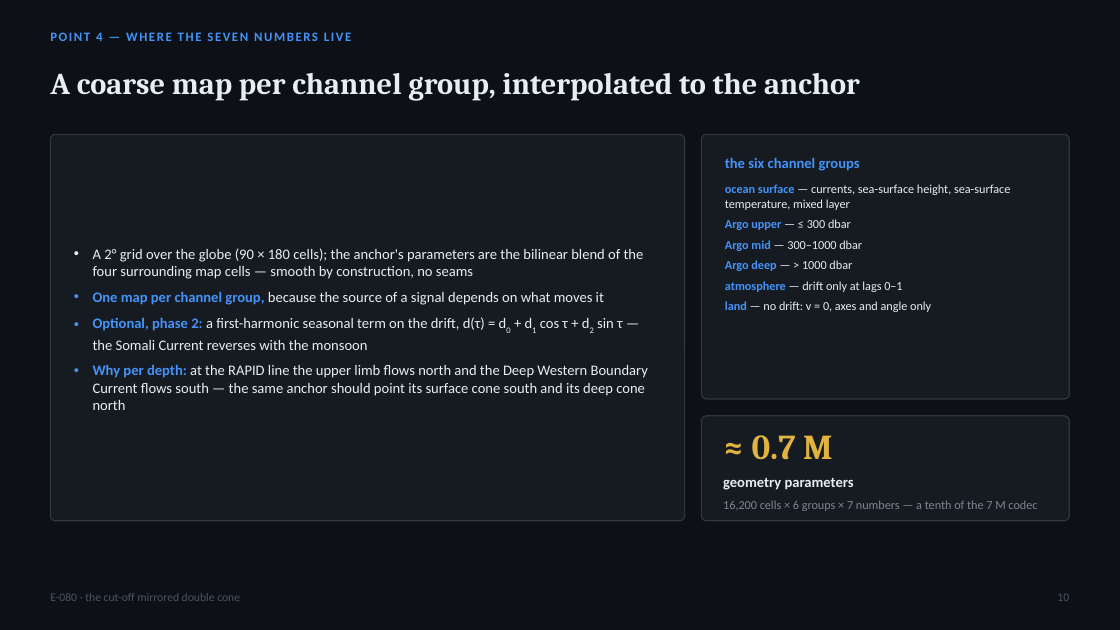
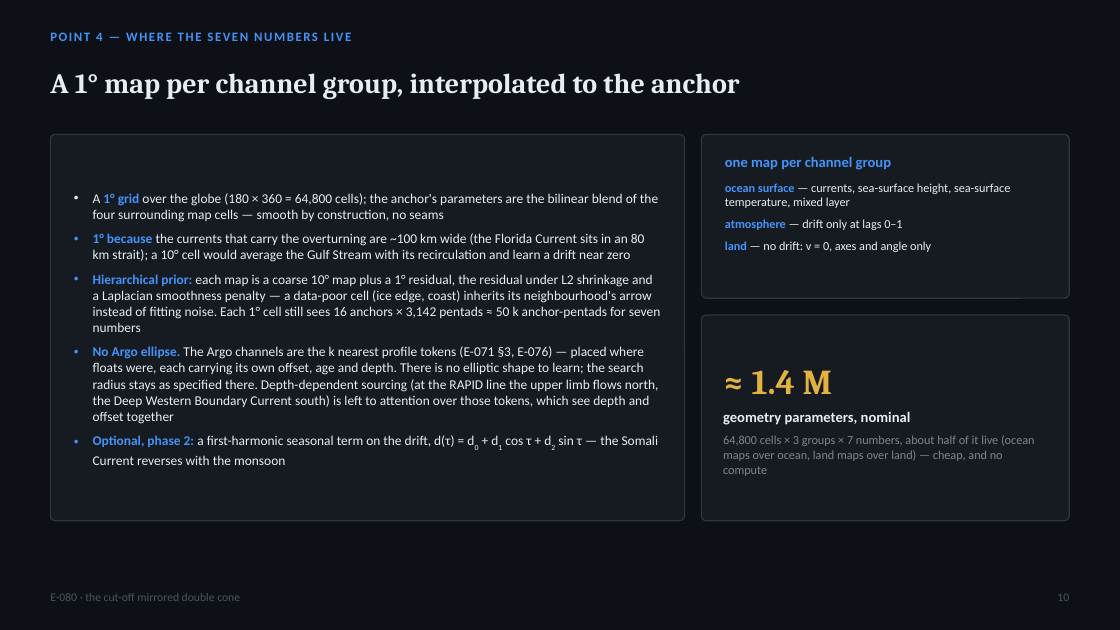
Before and after one commit to blauewelt/earth, a slide deck: slide 10 of ml/plans/E080_hourglass_cone_deck.pptx. Drawn at 1120x630 pixels with LibreOffice and Linux fonts; fonts in the diff are those of the drawing. Boxes give left, top, right and bottom in pixels: in the first picture for what was removed or moved away, otherwise in the second. Text is boxed around its words. In the diff, an @@ line names an element or a change of style, - is before the commit and + after.

```diff
--- a/ml/plans/E080_hourglass_cone_deck.pptx
+++ b/ml/plans/E080_hourglass_cone_deck.pptx
@@ text at [50,73,740,99]: text changed; size 26 to 24 pt @@
-A coarse map per channel group, interpolated to the anchor
+A 1° map per channel group, interpolated to the anchor
@@ rounded rectangle: place and size @@
-rounded rectangle at [702,134,1070,399]
+rounded rectangle at [702,134,1070,298]
@@ rounded rectangle at [702,134,1070,298]: proportions changed @@
@@ text at [725,156,891,170]: text changed @@
-the six channel groups
+one map per channel group
@@ text at [93,193,661,424]: text changed; size 12.5 to 11.5 pt @@
-• A 2° grid over the globe (90 × 180 cells); the anchor's parameters are the bilinear blend of the four surrounding map cells — smooth by construction, no seams
-• One map per channel group, because the source of a signal depends on what moves it
+• A 1° grid over the globe (180 × 360 = 64,800 cells); the anchor's parameters are the bilinear blend of the four surrounding map cells — smooth by construction, no seams
+• 1° because the currents that carry the overturning are ~100 km wide (the Florida Current sits in an 80 km strait); a 10° cell would average the Gulf Stream with its recirculation and learn a drift near zero
+• Hierarchical prior: each map is a coarse 10° map plus a 1° residual, the residual under L2 shrinkage and a Laplacian smoothness penalty — a data-poor cell (ice edge, coast) inherits its neighbourhood's arrow instead of fitting noise. Each 1° cell still sees 16 anchors × 3,142 pentads ≈ 50 k anchor-pentads for seven numbers
+• No Argo ellipse. The Argo channels are the k nearest profile tokens (E-071 §3, E-076) — placed where floats were, each carrying its own offset, age and depth. There is no elliptic shape to learn; the search radius stays as specified there. Depth-dependent sourcing (at the RAPID line the upper limb flows north, the Deep Western Boundary Current south) is left to attention over those tokens, which see depth and offset together
@@ text "ocean surface — currents, sea-surface ..." at [725,183,1010,252]: more space between paragraphs @@
@@ text at [725,219,862,271]: paragraphs removed @@
-Argo upper — ≤ 300 dbar
-Argo mid — 300–1000 dbar
-Argo deep — > 1000 dbar
@@ rounded rectangle at [702,315,1070,521]: proportions changed @@
@@ rounded rectangle: place and size @@
-rounded rectangle at [702,416,1070,521]
+rounded rectangle at [702,315,1070,521]
@@ text at [93,364,648,410]: paragraph removed @@
-• Why per depth: at the RAPID line the upper limb flows north and the Deep Western Boundary Current flows south — the same anchor should point its surface cone south and its deep cone north
@@ text at [723,370,1035,476]: text changed @@
-≈ 0.7 M
-geometry parameters
-16,200 cells × 6 groups × 7 numbers — a tenth of the 7 M codec
+≈ 1.4 M
+geometry parameters, nominal
+64,800 cells × 3 groups × 7 numbers, about half of it live (ocean maps over ocean, land maps over land) — cheap, and no compute
@@ text at [93,435,659,465]: size 12.5 to 11.5 pt in "Optional, phase 2: a first-harmonic seasonal term ..." @@
```
Also in this commit, not shown: 6 other slides changed, 6 other files.
